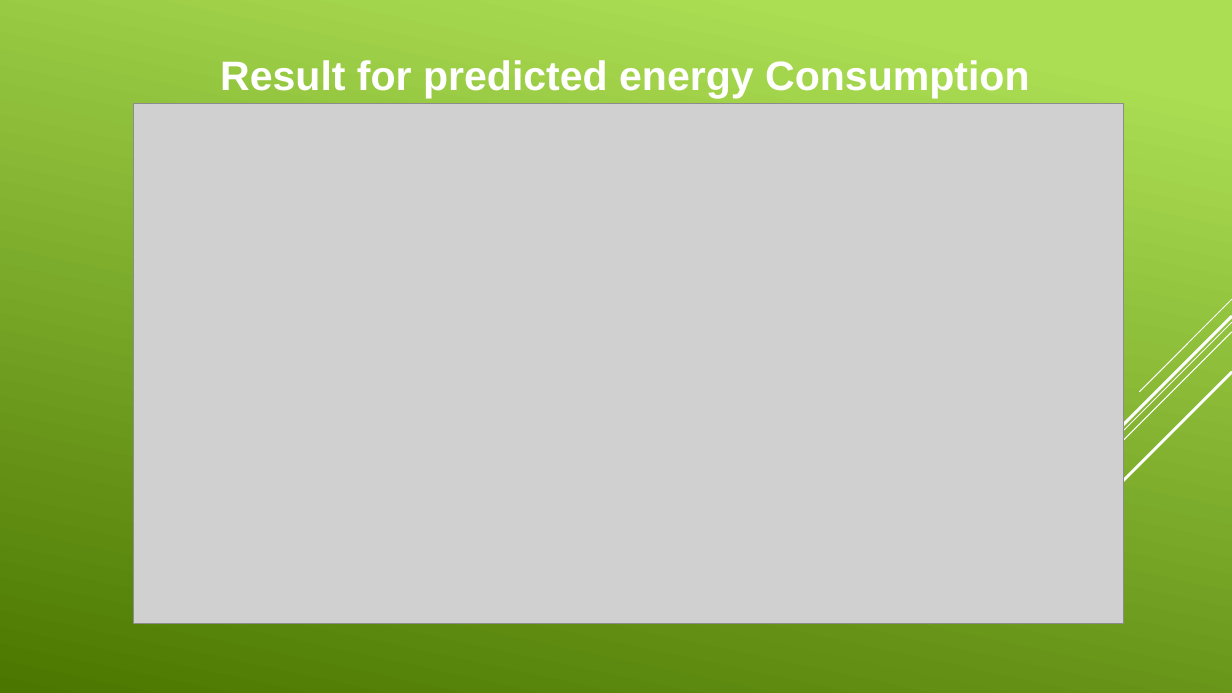
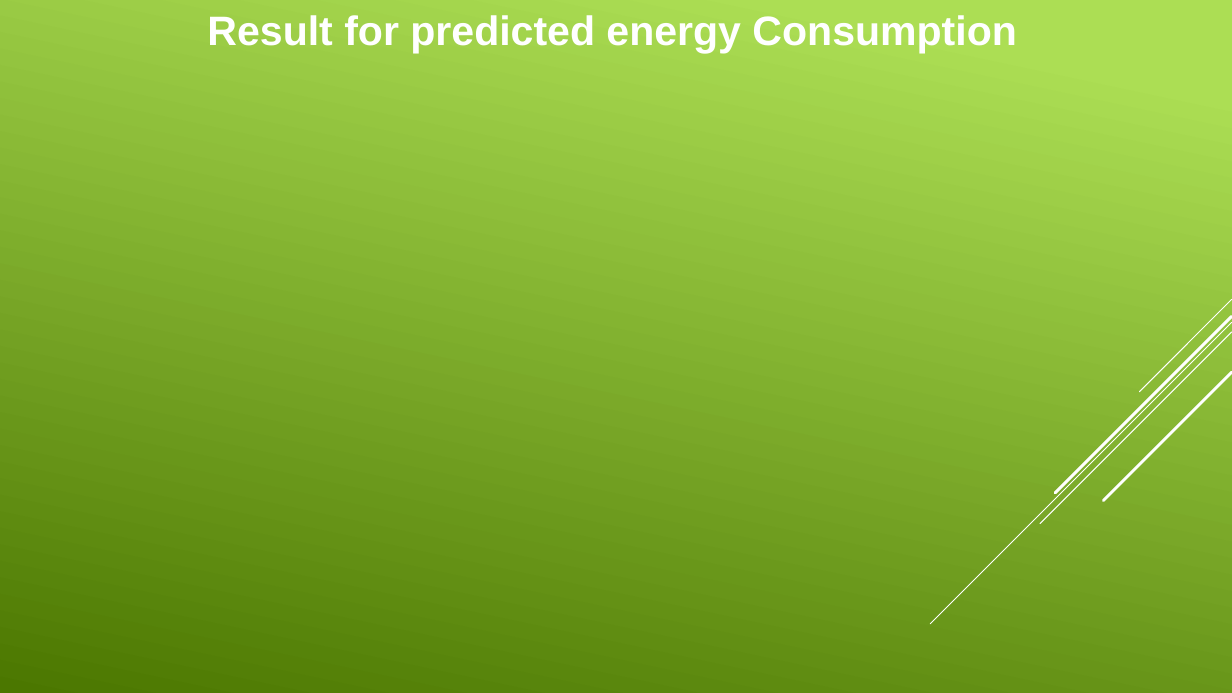
Before and after one commit to ParagShah-7/PROG8245-CSCN8010-Final-Project-Dry-Run, a slide deck: slide 6 of Final Project Presentation.pptx. Drawn at 1232x693 pixels with LibreOffice and Linux fonts; fonts in the diff are those of the drawing; grey boxes stand for pictures; background and template pictures are left out. Boxes give left, top, right and bottom in pixels: in the first picture for what was removed or moved away, otherwise in the second. Text is boxed around its words. In the diff, an @@ line names an element or a change of style, - is before the commit and + after.

```diff
--- a/Final Project Presentation.pptx
+++ b/Final Project Presentation.pptx
@@ text "Result for predicted energy Consumption": place and size @@
-text "Result for predicted energy Consumption" at [220,60,1029,98]
+text "Result for predicted energy Consumption" at [207,15,1016,53]
@@ picture removed at [134,104,1125,624] @@
```
Also in this commit, not shown: 1 other slide changed, 2 slides added, 2 slides removed, 5 other files.
